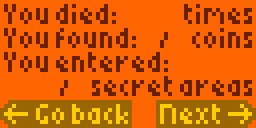
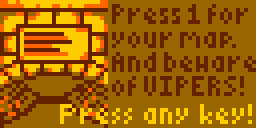
Layer changes from the first 256 x 128 image to the second:
hid "stats-screen" over (0, 0, 256, 128)
showed "press any key" over (60, 104, 252, 124)
added layer "clown copy" above "clown" over (108, 0, 256, 128)
showed "clown", moved it above "clown #1", painted on it over (0, 0, 256, 128)
added layer "clown #1" above "victory background copy #1" over (0, 0, 108, 92)
added layer "victory background copy #1" above "title-screen" over (0, 36, 224, 128)
